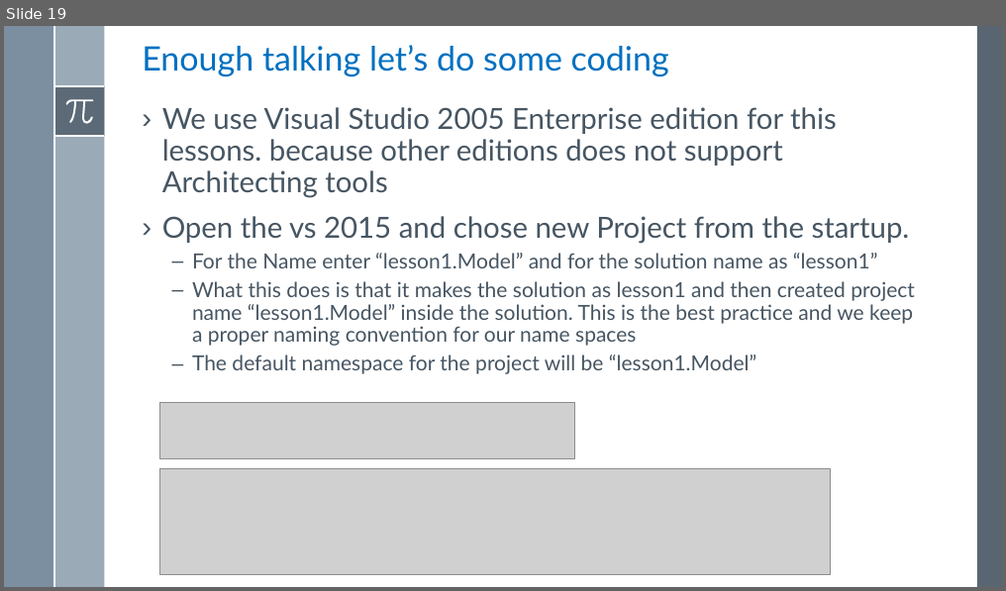
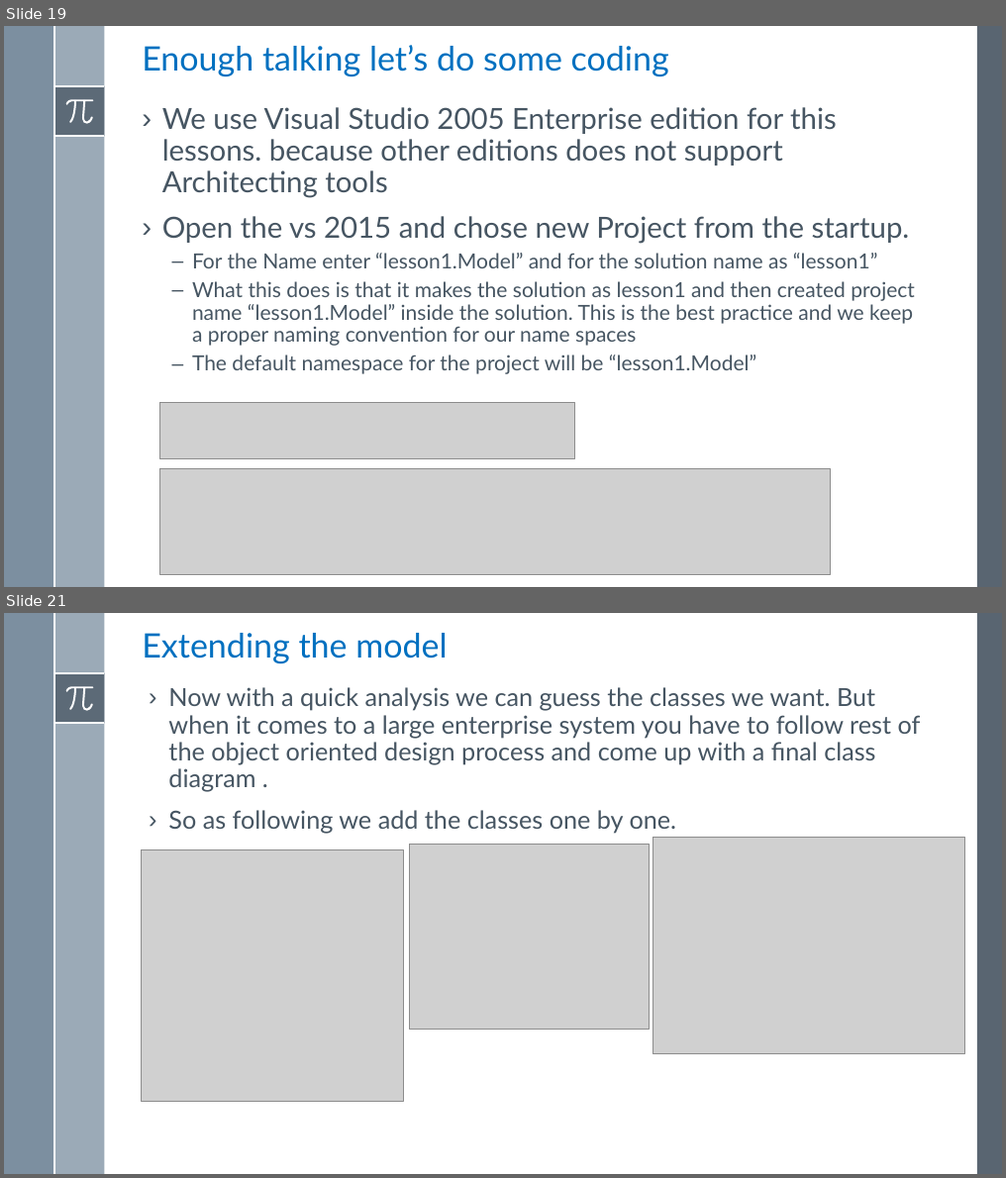
Before and after one commit to asachanxxx/WebApiTraning, a slide deck: Notes/Lesson 1/Lesson 1 - Implement First Bound Context Using Entity Framework.pptx. Shown one above the other, each under a label of ours: slide 19 before the commit, slides 19 and 21 after it; the slides between them are not shown. The pictures are 1006x591 and 1006x1178 pixels, drawn with LibreOffice and Linux fonts; fonts in the diff are those of the drawing; grey boxes stand for pictures. Boxes give left, top, right and bottom in pixels: in the first picture for what was removed or moved away, otherwise in the second. Text is boxed around its words. In the diff, an @@ line names an element or a change of style, - is before the commit and + after.

```diff
--- a/Notes/Lesson 1/Lesson 1 - Implement First Bound Context Using Entity Framework.pptx
+++ b/Notes/Lesson 1/Lesson 1 - Implement First Bound Context Using Entity Framework.pptx
@@ slide 21 added at box(4, 613, 1002, 1174), background #FFFFFF; not listed: 8 template elements that a slide beside it also shows @@
@@ title added at box(142, 633, 447, 664), 32.4 pt, text #0070C0 @@
+Extending the model
@@ text added at box(168, 687, 921, 833), 24 pt, text #465562 @@
+› Now with a quick analysis we can guess the classes we want. But when it comes to a large enterprise system you have to follow rest of the object oriented design process and come up with a final class diagram .
+› So as following we add the classes one by one.
@@ picture added at box(409, 844, 648, 1029) @@
@@ picture added at box(652, 838, 964, 1055) @@
@@ picture added at box(141, 851, 403, 1102) @@
```
Also in this commit, not shown: 9 other slides added, 2 slides removed, 3 other files.
